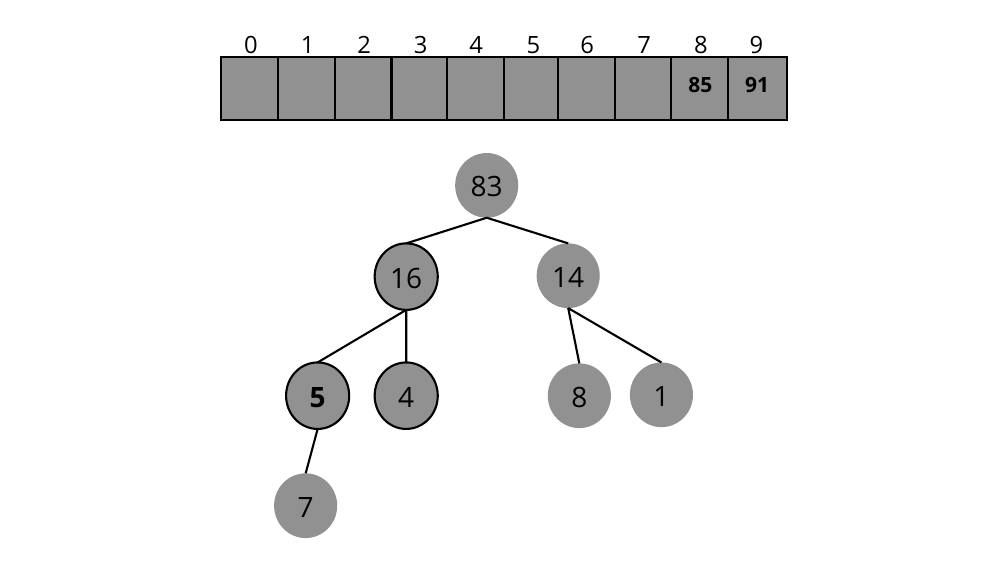
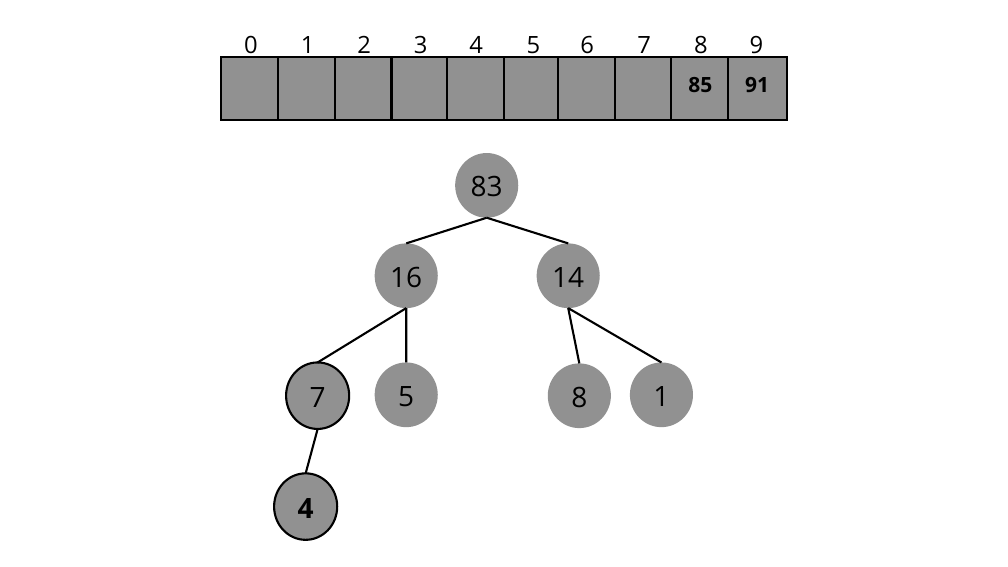
Before and after one commit to unibrasil-programacao-computadores/tp-heapsort, a slide deck: slide 34 of Heap_Sort.pptx (slide 35 before the commit). Drawn at 1008x567 pixels with LibreOffice and Linux fonts; fonts in the diff are those of the drawing. Boxes give left, top, right and bottom in pixels: in the first picture for what was removed or moved away, otherwise in the second. Text is boxed around its words. In the diff, an @@ line names an element or a change of style, - is before the commit and + after.

```diff
--- a/Heap_Sort.pptx
+++ b/Heap_Sort.pptx
@@ freeform shape at (374,243,437,308): outline #000000 3 pt to none; outline redrawn @@
@@ text added at (310,387,326,407), 40 pt, text #000000 @@
+7
@@ freeform shape at (374,362,437,427): outline #000000 3 pt to none; outline redrawn @@
@@ text "5": place and size @@
-text "5" at (310,387,326,407)
+text "5" at (398,386,414,406)
@@ text "5" at (398,386,414,406): bold off @@
@@ text removed at (398,387,414,407) @@
-4
@@ freeform shape at (274,473,337,540): outline none to #000000 3 pt; outline redrawn @@
@@ text at (298,498,314,518): text changed; bold on @@
-7
+4
```
Also in this commit, not shown: 45 other slides changed, 3 slides removed.
